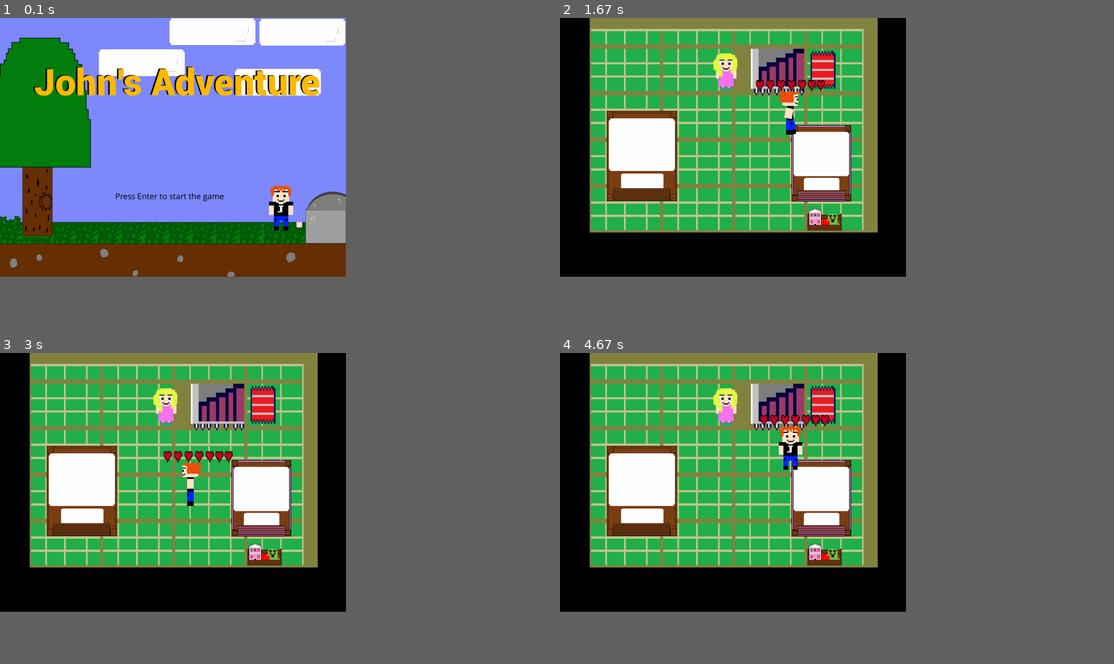
Above: before the commit, frames 1-4 (two rows, left to right).
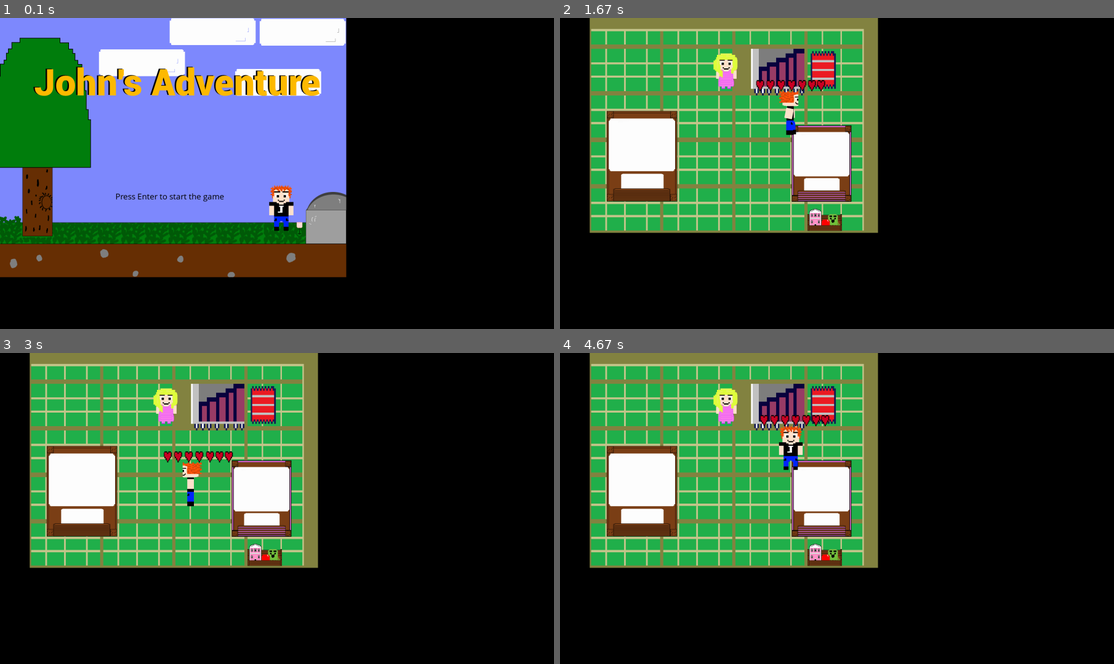
Above: after the commit, the same moments.

Repository: Marios325346/John-sAdventure
Game: pygame game, started from main.py
Two runs of this game, one before a commit and one after it. Both use one fixed random seed, a clock stepped at 60 frames per second and the inputs below.
Inputs:
- Up to frame 1 (0.1 s): no input
- Up to frame 2 (1.67 s): tap Enter at 0.33 s; hold Right 0.67-1.13 s; hold Up 1.17-1.47 s; hold Right from 1.5 s (still down)
- Up to frame 3 (3 s): release Right at 1.97 s; hold Left 2-2.53 s; hold Down 2.57-2.87 s; hold Left from 2.9 s (still down)
- Up to frame 4 (4.67 s): release Left at 3.3 s; hold Up 3.33-3.7 s; hold Right 3.73-4.37 s; hold Down from 4.4 s (still down)
In our replay, the window is 562x421 before the commit and 900x506 after it. These sizes can differ from the game's own. Grey fills any space a smaller window leaves; there, only what the larger window draws over its background counts as a difference.

The runs differ from the first frame. In frame 1, 1.9% of the frame differs, in the area x 0-63%, y 0-84%; in frame 2, 3.8%; in frame 3, 3.9%, in the area x 5-58%, y 0-70%; in frame 4, 3.9%.

Commit message:
Updated localization files
updated file locations

Diff:
--- a/John's adventure PyGame/main.py
+++ b/main.py
@@ -1,6 +1,7 @@
 #COPYRIGHT 2020-2021
 #THE DEMO HAS BEEN DISCONTINUED DUE TO PERSONAL REASONS
 
+import os
 import pygame
 import random
 import math
@@ -12,7 +13,7 @@
 pygame.init()
 
 #screen
-screen = pygame.display.set_mode((1200,900))
+screen = pygame.display.set_mode((0,0))
 clock = pygame.time.Clock()
 
 #Logo
@@ -31,8 +32,8 @@
 start_text = myfont.render("Press Enter to start the game", True, black)
 
 #Background music
-pygame.mixer.music.load("sound/home.mp3")
-pygame.mixer.music.play(-1)
+#pygame.mixer.music.load("sound/home.mp3")
+#pygame.mixer.music.play(-1)
 
 menu = True
 while menu:
@@ -49,6 +50,9 @@
             elif event.key == pygame.K_ESCAPE:
                 time.sleep(1)
                 pygame.quit()
+            elif event.type == pygame.QUIT:
+                pygame.quit()
+                sys.exit()
     screen.blit(start_text , (400, 600))
     pygame.display.update()
 
@@ -103,7 +107,6 @@
         heartY = playerY - 50
     heartImg = pygame.image.load('heart.png')
     screen.blit(heartImg,(heartX,heartY))
-
 
 def sword():
     global playerX
Renamed: John's adventure PyGame/background.png -> background.png
Renamed: John's adventure PyGame/heart.png -> heart.png
Renamed: John's adventure PyGame/images/Johns_room.png -> images/Johns_room.png
Renamed: John's adventure PyGame/images/background.png -> images/background.png
Renamed: John's adventure PyGame/images/basement.png -> images/basement.png
Renamed: John's adventure PyGame/images/beta player.png -> images/beta player.png
Renamed: John's adventure PyGame/images/broken dummie.png -> images/broken dummie.png
Renamed: John's adventure PyGame/images/catalog.png -> images/catalog.png
Renamed: John's adventure PyGame/images/enemy.png -> images/enemy.png
Renamed: John's adventure PyGame/images/floor.png -> images/floor.png
Renamed: John's adventure PyGame/images/goblin.png -> images/goblin.png
Renamed: John's adventure PyGame/images/idle_animation/idle1.png -> images/idle_animation/idle1.png
(and 69 more such lines)
